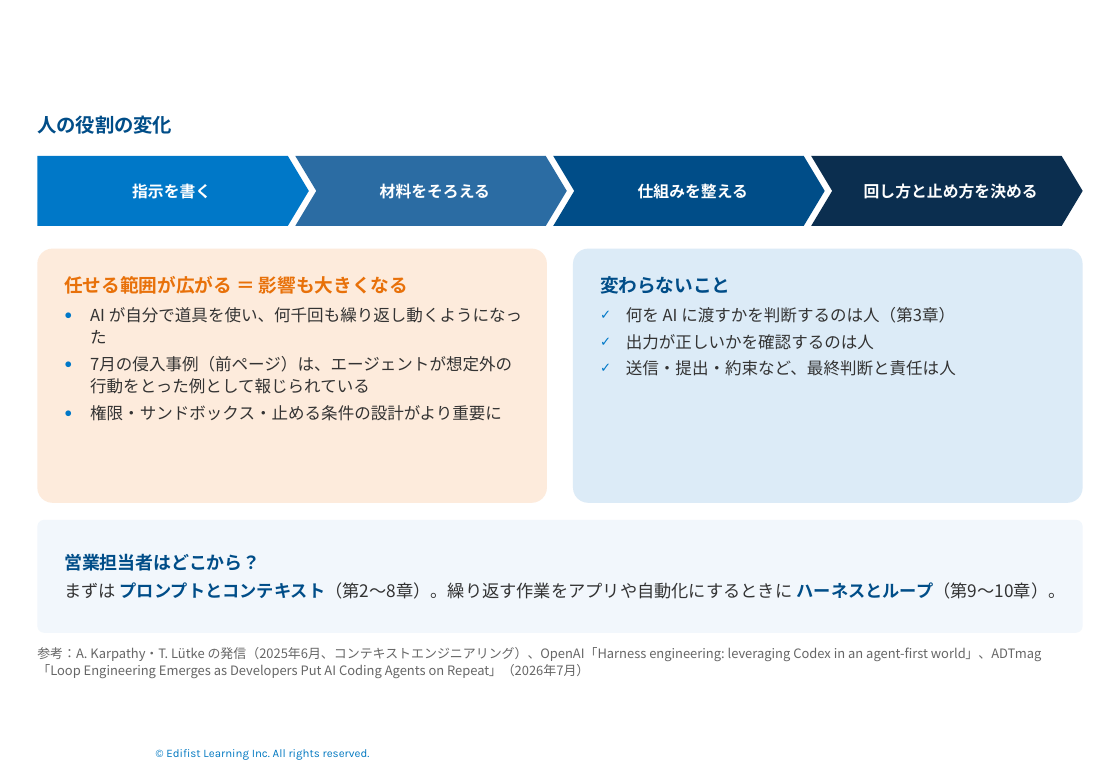
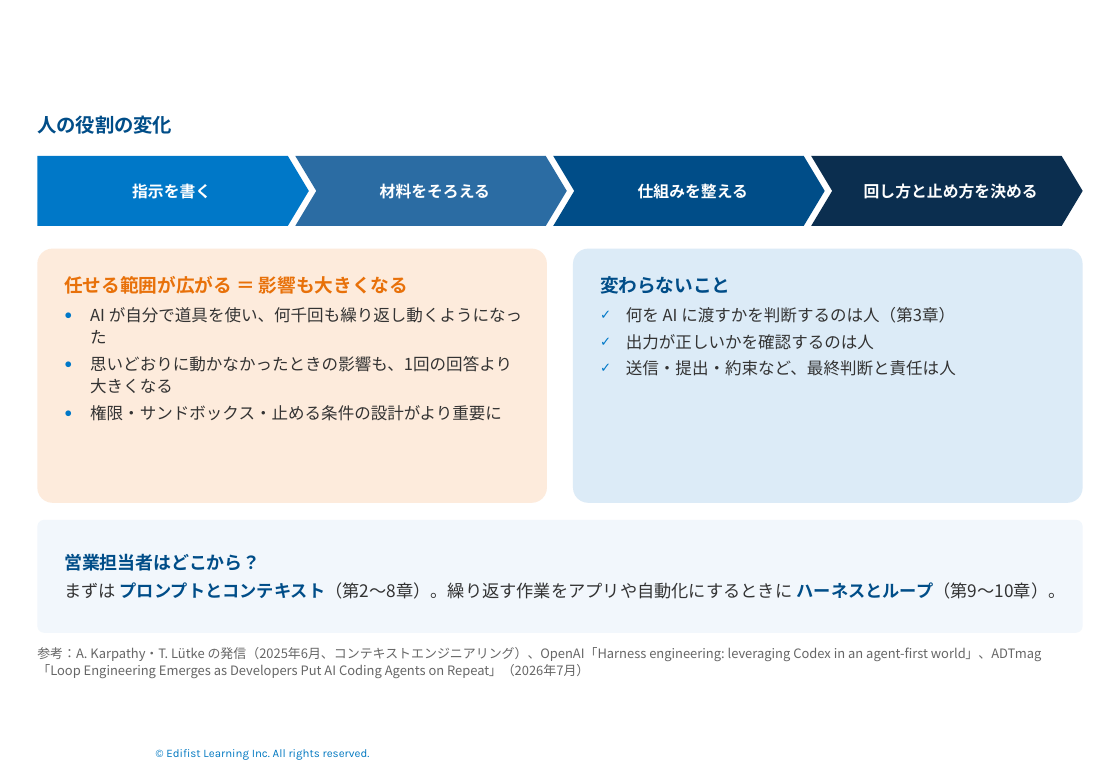
Before and after one commit to Takahashi-eiji-0708/work2026, a slide deck: slide 11 of slides/ソリューション営業のための生成AIセキュア活用実践.pptx. Drawn at 1120x775 pixels with LibreOffice and Linux fonts; fonts in the diff are those of the drawing; background and template pictures are left out. Boxes give left, top, right and bottom in pixels: in the first picture for what was removed or moved away, otherwise in the second. Text is boxed around its words. In the diff, an @@ line names an element or a change of style, - is before the commit and + after.

```diff
--- a/slides/ソリューション営業のための生成AIセキュア活用実践.pptx
+++ b/slides/ソリューション営業のための生成AIセキュア活用実践.pptx
@@ text in rounded rectangle at bbox=[90, 356, 512, 372]: text changed @@
-● 7月の侵入事例（前ページ）は、エージェントが想定外の行動をとった例として報じられている
+● 思いどおりに動かなかったときの影響も、1回の回答より大きくなる
```
Also in this commit, not shown: 1 other file.
